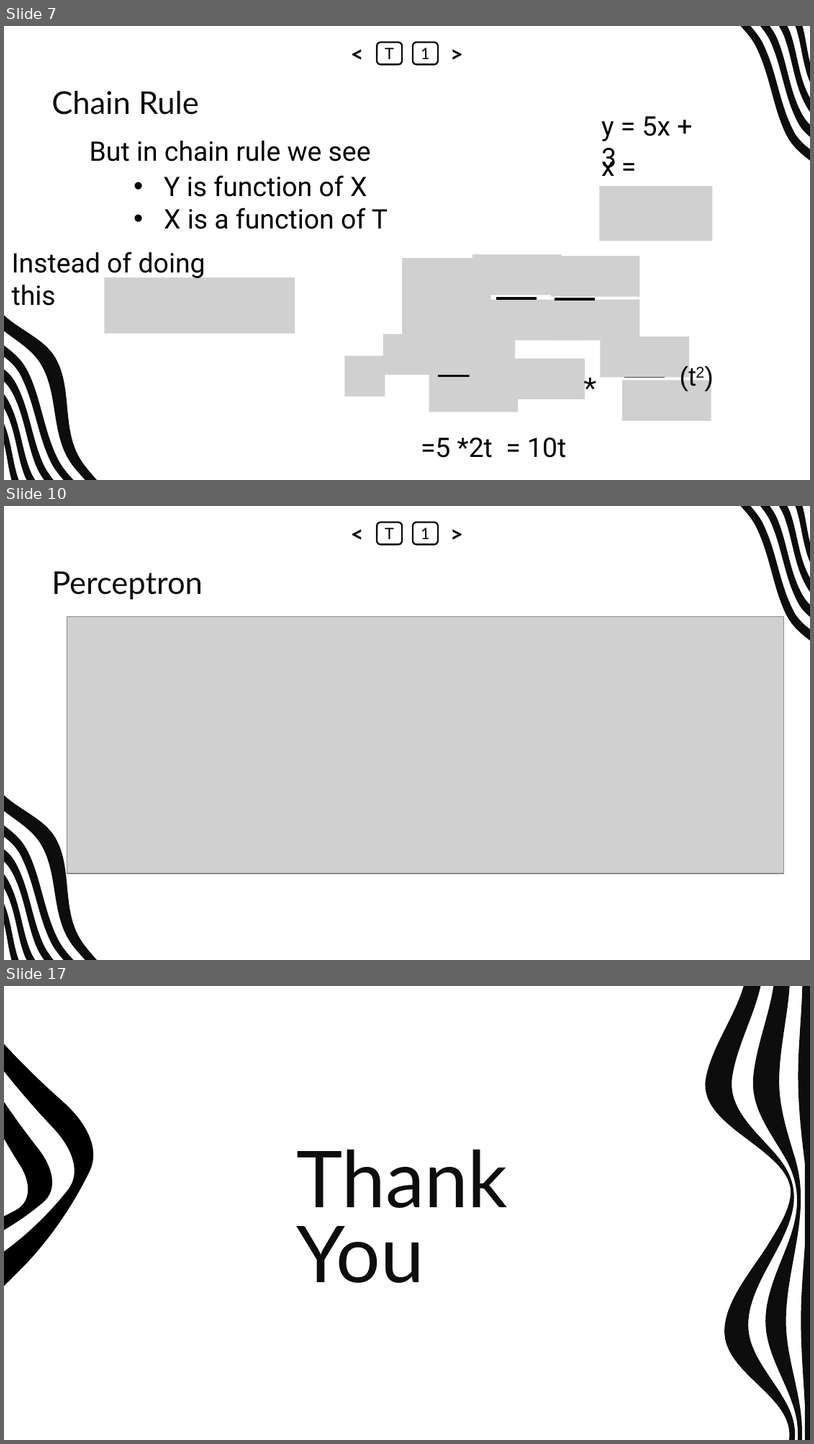
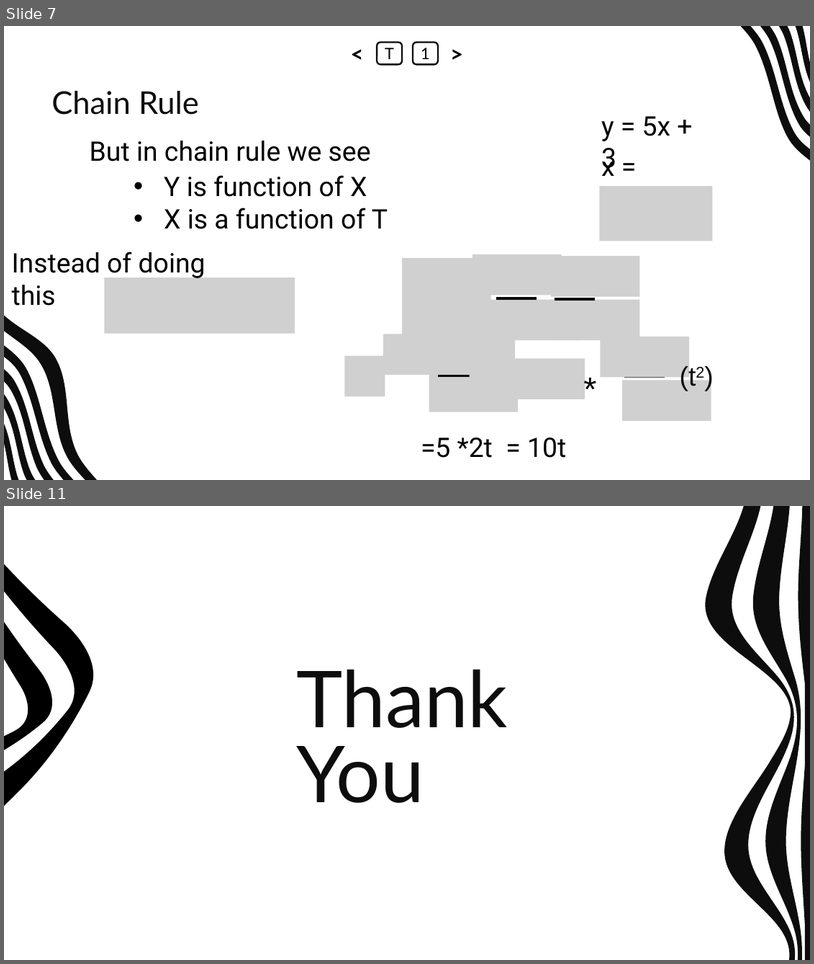
Before and after one commit to abrarhasan3/Green-Uni-All-Academic-Content, a slide deck: CSE 411 Machine Learning/New Slides/ML_CH_11_Back Propagation.pptx. Shown one above the other, each under a label of ours: slides 7, 10 and 17 before the commit, slides 7 and 11 after it; the slides between them are not shown. The pictures are 814x1444 and 814x964 pixels, drawn with LibreOffice and Linux fonts; fonts in the diff are those of the drawing; grey boxes stand for pictures. Boxes give left, top, right and bottom in pixels: in the first picture for what was removed or moved away, otherwise in the second. Text is boxed around its words. In the diff, an @@ line names an element or a change of style, - is before the commit and + after.

```diff
--- a/CSE 411 Machine Learning/New Slides/ML_CH_11_Back Propagation.pptx
+++ b/CSE 411 Machine Learning/New Slides/ML_CH_11_Back Propagation.pptx
@@ slide 10 removed at box(4, 506, 810, 960), background #FFFFFF; not listed: 9 template elements that a slide beside it also shows @@
@@ text removed at box(345, 522, 370, 545) @@
-<
@@ rounded rectangle removed at box(378, 522, 402, 545) @@
-T
@@ rounded rectangle removed at box(413, 522, 438, 545) @@
-1
@@ text removed at box(445, 522, 469, 545) @@
->
@@ title removed at box(52, 571, 203, 600) @@
-Perceptron
@@ picture removed at box(67, 616, 784, 873) @@
@@ what was slide 17 is now slide 11 @@
```
Also in this commit, not shown: 1 slide changed, 2 slides added, 7 other slides removed, 1 other file.
